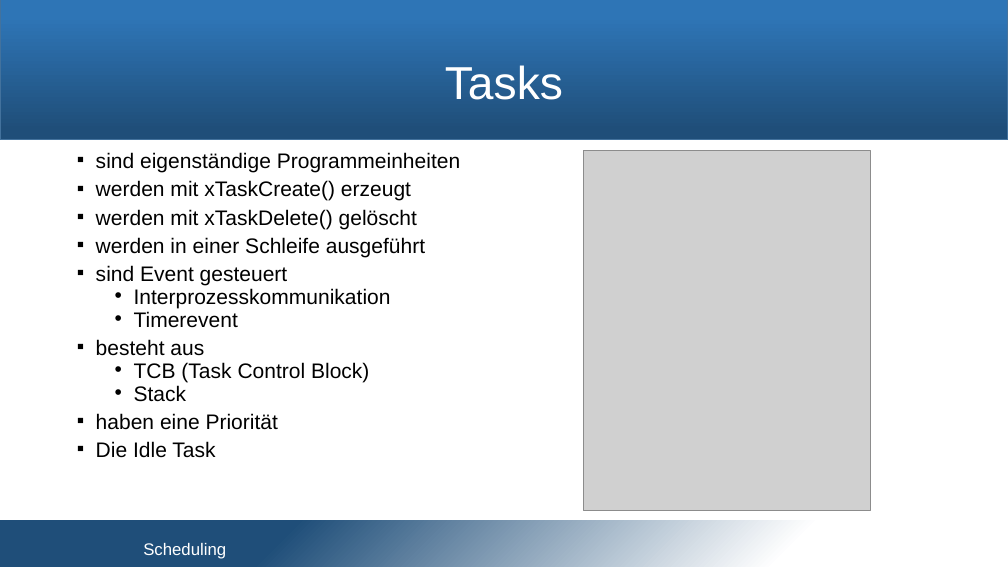
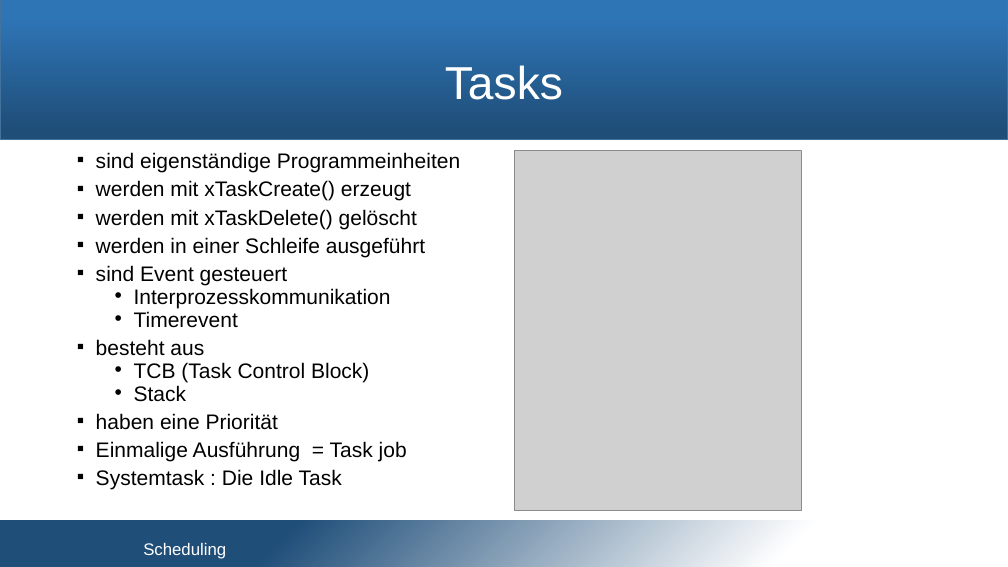
Before and after one commit to snobz/Seminar_BS_2017, a slide deck: slide 16 of Päsi/Seminar Betriebssysteme.pptx. Drawn at 1008x567 pixels with LibreOffice and Linux fonts; fonts in the diff are those of the drawing; grey boxes stand for pictures; background and template pictures are left out. Boxes give left, top, right and bottom in pixels: in the first picture for what was removed or moved away, otherwise in the second. Text is boxed around its words. In the diff, an @@ line names an element or a change of style, - is before the commit and + after.

```diff
--- a/Päsi/Seminar Betriebssysteme.pptx
+++ b/Päsi/Seminar Betriebssysteme.pptx
@@ picture: place and size @@
-picture at (584, 150, 870, 510)
+picture at (515, 150, 802, 510)
@@ text at (96, 441, 407, 490): text changed @@
-▪ Die Idle Task
+▪ Einmalige Ausführung = Task job
+▪ Systemtask : Die Idle Task
```
Also in this commit, not shown: 7 other slides changed, 1 slide added, 2 slides removed.
